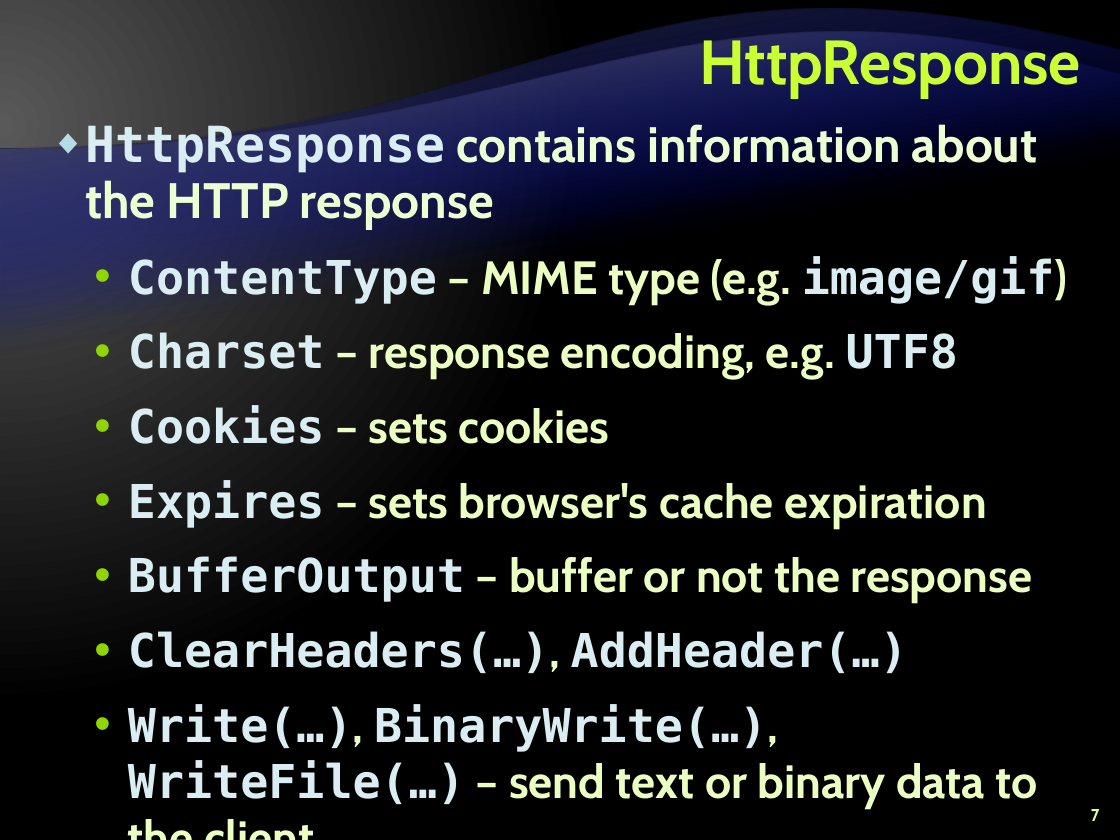
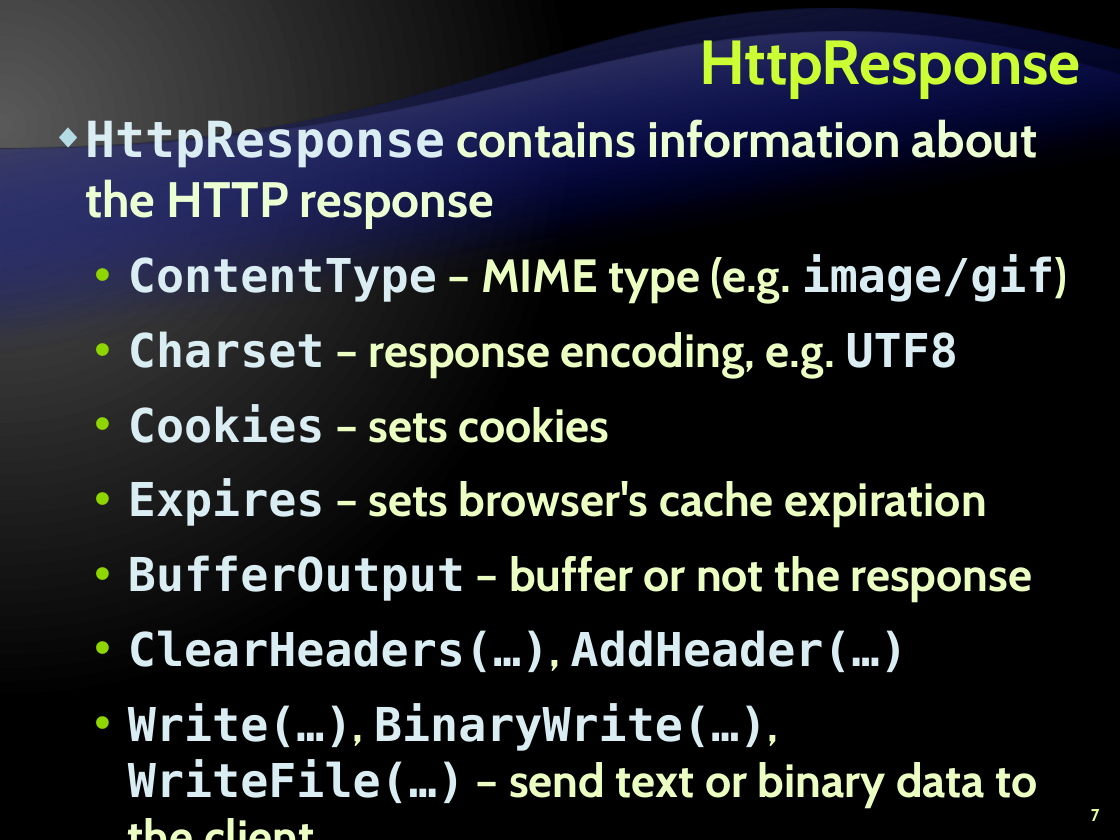
Before and after one commit to Graveheart/aspnetcourse, a slide deck: slide 7 of 2010/lectures/10. ASP.NET-State-Management.pptx. Drawn at 1120x840 pixels with LibreOffice and Linux fonts; fonts in the diff are those of the drawing; background and template pictures are left out. Boxes give left, top, right and bottom in pixels: in the first picture for what was removed or moved away, otherwise in the second. Text is boxed around its words. In the diff, an @@ line names an element or a change of style, - is before the commit and + after.

```diff
--- a/2010/lectures/10. ASP.NET-State-Management.pptx
+++ b/2010/lectures/10. ASP.NET-State-Management.pptx
@@ text "HttpResponse contains information about the ..." at [85, 117, 1068, 808]: line spacing 36pt to 1 @@
```
Also in this commit, not shown: 10 other slides changed, 1 other file.
